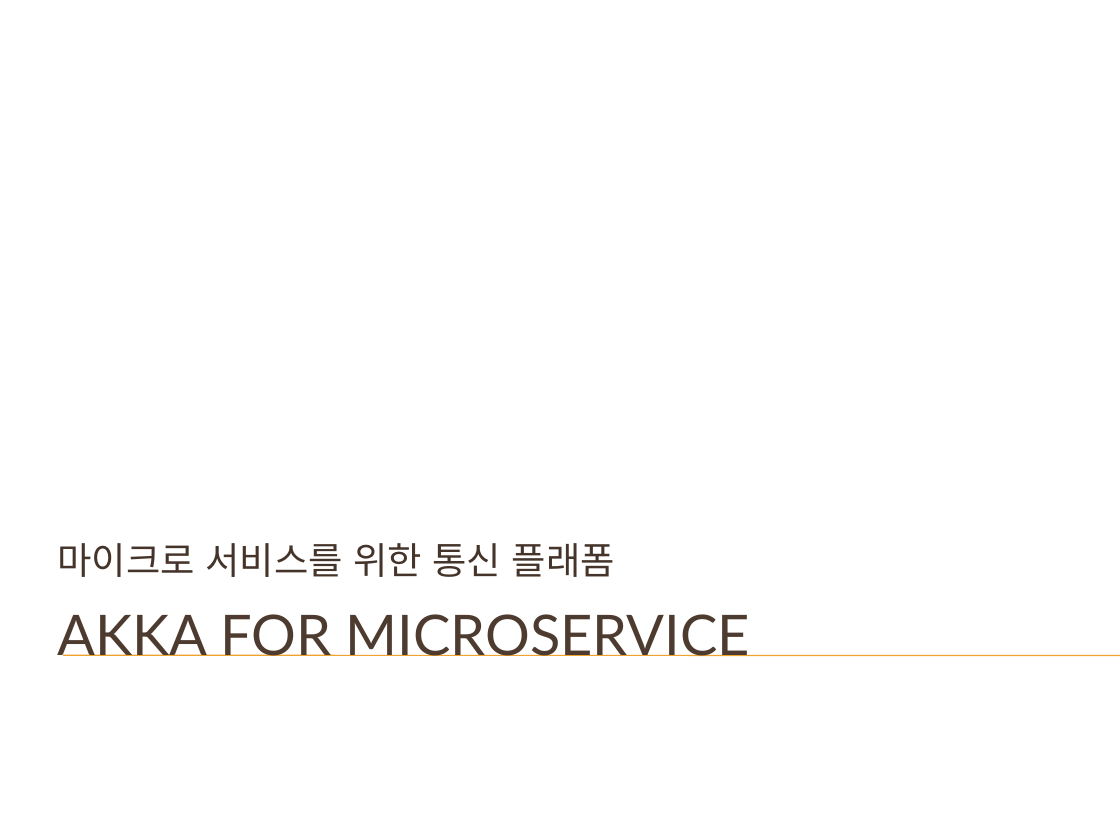
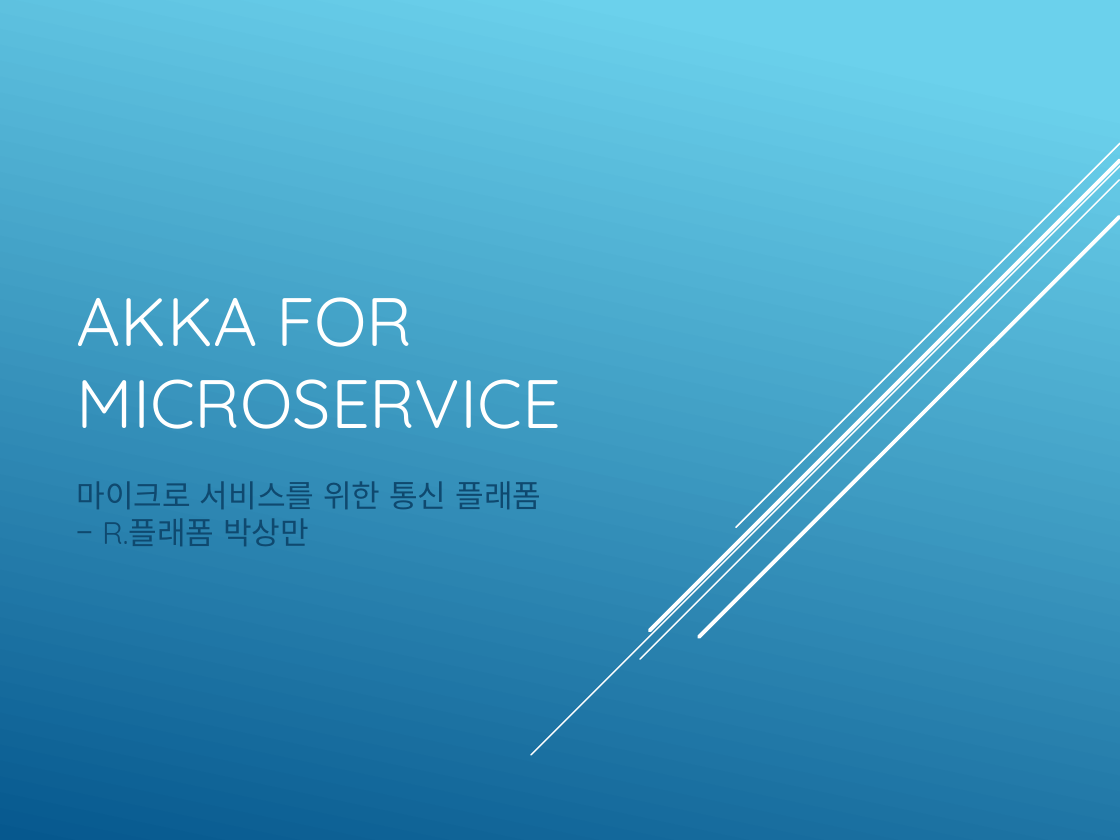
Before and after one commit to psmon/AkkaNetTest, a slide deck: slide 1 of AkkaForMicroService.pptx. Drawn at 1120x840 pixels with LibreOffice and Linux fonts; fonts in the diff are those of the drawing; background and template pictures are left out. Boxes give left, top, right and bottom in pixels: in the first picture for what was removed or moved away, otherwise in the second. Text is boxed around its words. In the diff, an @@ line names an element or a change of style, - is before the commit and + after.

```diff
--- a/AkkaForMicroService.pptx
+++ b/AkkaForMicroService.pptx
@@ background picture (left out) to gradient #6ED2EB to #06588E @@
@@ title "AKKA FOR MICROSERVICE": place and size @@
-title "AKKA FOR MICROSERVICE" at [58,614,751,656]
+title "AKKA FOR MICROSERVICE" at [77,297,561,429]
@@ title "AKKA FOR MICROSERVICE" at [77,297,561,429]: size 36 to 44 pt, font Lato to Quicksand, text colour #4E3B30 to #FFFFFF; vertical alignment top to bottom @@
@@ group added at [531,143,1120,755]: 5 lines @@
@@ subtitle "마이크로 서비스를 위한 통신 플래폼 ..." at [77,481,541,546]: vertical alignment bottom to top @@
@@ subtitle at [77,481,541,546]: text changed; size 24 to 20 pt; font Lato to Quicksand; text colour #45342A to #0F496F @@
-마이크로 서비스를 위한 통신 플래폼
+마이크로 서비스를 위한 통신 플래폼
+– R.플래폼 박상만
@@ line removed from (63, 655) to (1120, 655) @@
```
Also in this commit, not shown: 9 other slides changed, 1 slide added, 1 slide removed, 5 other files.
